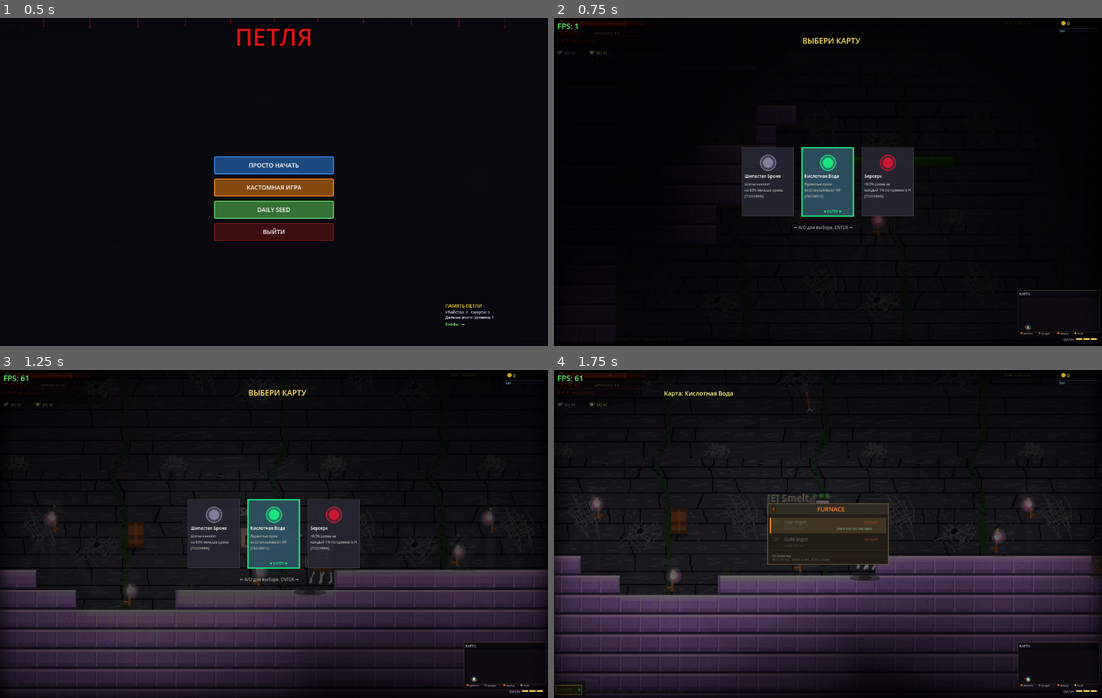
Above: before the commit, frames 1-4 (two rows, left to right).
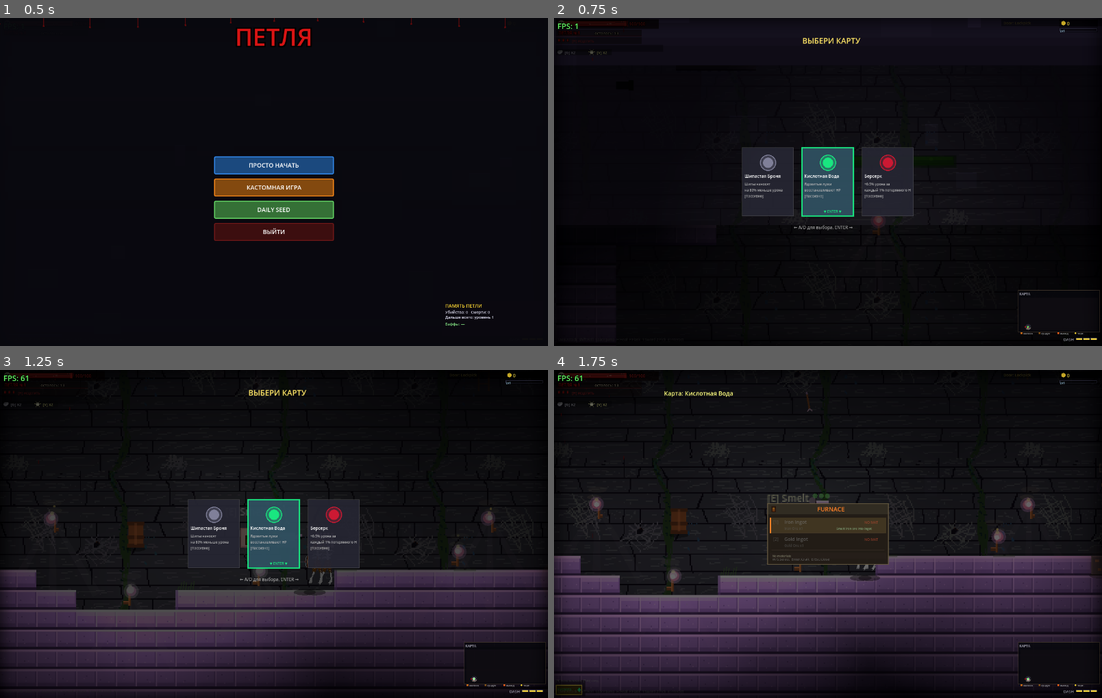
Above: after the commit, the same moments.

Repository: volcraft44/petlya-game
Game: Godot game, scene res://scenes/main.tscn
The game is run twice, just before and just after one commit, with the same random seed, the same clock (stepped at 60 frames per second) and the same inputs.
Inputs (mouse positions are in pixels of both pictures, inside the frame that each line leads up to):
- Up to frame 1 (0.5 s): no input
- Up to frame 2 (0.75 s): click "ПРОСТО НАЧАТЬ" at 0.5 s
- Up to frame 3 (1.25 s): no input
- Up to frame 4 (1.75 s): tap Enter (ui_accept) at 1.25 s; move the mouse to (948, 517) at 1.27 s; hold D (move_right) from 1.28 s (still down); tap E (interact) at 1.35 s; click (948, 517) at 1.42 s; tap Space (jump) at 1.52 s

Frame 1 is identical in both runs. In frame 2, 1.3% of the frame differs, in the area x 1-98%, y 0-9%; in frame 3, less than 0.1%; in frame 4, less than 0.1%.

Commit message:
Fix the real 15-FPS cause: make tile/room culling player-centered
tile_size is 16, so rooms are 3000-4400 tiles; in voxel style each solid
tile is ~10 draw_rect calls = up to ~20-40k draw commands submitted every
frame. The camera-based culling relied on get_viewport().get_camera_2d(),
which was apparently returning null on device, so the WHOLE room was drawn
every frame -> ~15 FPS even standing still.

Both tile_layer._compute_visible_range and room._get_visible_tile_range now
center on player_ref.global_position (the camera follows the player), with a
room-center fallback that still culls to a small region rather than the whole
grid. Visible area is ~30x20 tiles instead of thousands.

Co-Authored-By: Claude Opus 4.8 <noreply@anthropic.com>

Diff:
--- a/scripts/room.gd
+++ b/scripts/room.gd
@@ -4003,16 +4003,20 @@
 	# по всей комнате. Раньше возвращался весь грид — и room._draw отправлял
 	# тысячи команд на GPU каждый кадр (постоянный лаг). Перерисовка при смене
 	# видимой области делается в _process (_check_draw_cull).
-	var cam := get_viewport().get_camera_2d()
-	if cam == null or tile_size <= 0:
+	if tile_size <= 0:
 		return [0, grid_cols, 0, grid_rows]
-	var center := cam.get_screen_center_position()
-	var vis := Vector2(get_viewport().get_visible_rect().size)
-	var half := vis * 0.5 / cam.zoom
-	var c0 := clampi(int((center.x - half.x) / tile_size) - 3, 0, grid_cols)
-	var c1 := clampi(int((center.x + half.x) / tile_size) + 3, 0, grid_cols)
-	var r0 := clampi(int((center.y - half.y) / tile_size) - 3, 0, grid_rows)
-	var r1 := clampi(int((center.y + half.y) / tile_size) + 3, 0, grid_rows)
+	# Центр — позиция игрока (надёжнее get_camera_2d, который мог быть null).
+	var center: Vector2
+	if player_ref and is_instance_valid(player_ref):
+		center = player_ref.global_position
+	else:
+		return [0, grid_cols, 0, grid_rows]
+	var halfx := 260.0
+	var halfy := 170.0
+	var c0 := clampi(int((center.x - halfx) / tile_size), 0, grid_cols)
+	var c1 := clampi(int((center.x + halfx) / tile_size) + 1, 0, grid_cols)
+	var r0 := clampi(int((center.y - halfy) / tile_size), 0, grid_rows)
+	var r1 := clampi(int((center.y + halfy) / tile_size) + 1, 0, grid_rows)
 	return [c0, c1, r0, r1]
 
 var _last_draw_vr: Array = [-1, -1, -1, -1]
--- a/scripts/tile_layer.gd
+++ b/scripts/tile_layer.gd
@@ -35,26 +35,21 @@
 	var ts: int = room.tile_size
 	if ts <= 0:
 		return Rect2i(0, 0, room.grid_cols, room.grid_rows)
-	var cam := get_viewport().get_camera_2d()
+	# Центр — позиция игрока (камера следует за ним). Это надёжнее, чем
+	# get_camera_2d(), который мог возвращать null → рисовалась вся комната.
 	var center: Vector2
-	var zoom := Vector2(2.9, 2.9)
-	if cam:
-		center = cam.get_screen_center_position()
-		zoom = cam.zoom
+	var p = room.player_ref
+	if p and is_instance_valid(p):
+		center = p.global_position
 	else:
-		# Камеры пока нет — берём весь видимый размер от центра комнаты
 		center = Vector2(room.room_width, room.room_height) * 0.5
-	var vis := Vector2(get_viewport().get_visible_rect().size)
-	var half := vis * 0.5 / zoom
-	# +3 тайла запаса по краям, чтобы не было «выезжающих» границ
-	var x0 := int((center.x - half.x) / ts) - 3
-	var x1 := int((center.x + half.x) / ts) + 3
-	var y0 := int((center.y - half.y) / ts) - 3
-	var y1 := int((center.y + half.y) / ts) + 3
-	x0 = clampi(x0, 0, room.grid_cols)
-	x1 = clampi(x1, 0, room.grid_cols)
-	y0 = clampi(y0, 0, room.grid_rows)
-	y1 = clampi(y1, 0, room.grid_rows)
+	# Видимая полузона при зуме 2.9 ≈ 220x132px. Берём с запасом (lookahead).
+	var halfx := 260.0
+	var halfy := 170.0
+	var x0 := clampi(int((center.x - halfx) / ts), 0, room.grid_cols)
+	var x1 := clampi(int((center.x + halfx) / ts) + 1, 0, room.grid_cols)
+	var y0 := clampi(int((center.y - halfy) / ts), 0, room.grid_rows)
+	var y1 := clampi(int((center.y + halfy) / ts) + 1, 0, room.grid_rows)
 	return Rect2i(x0, y0, x1 - x0, y1 - y0)
 
 func _draw() -> void:
